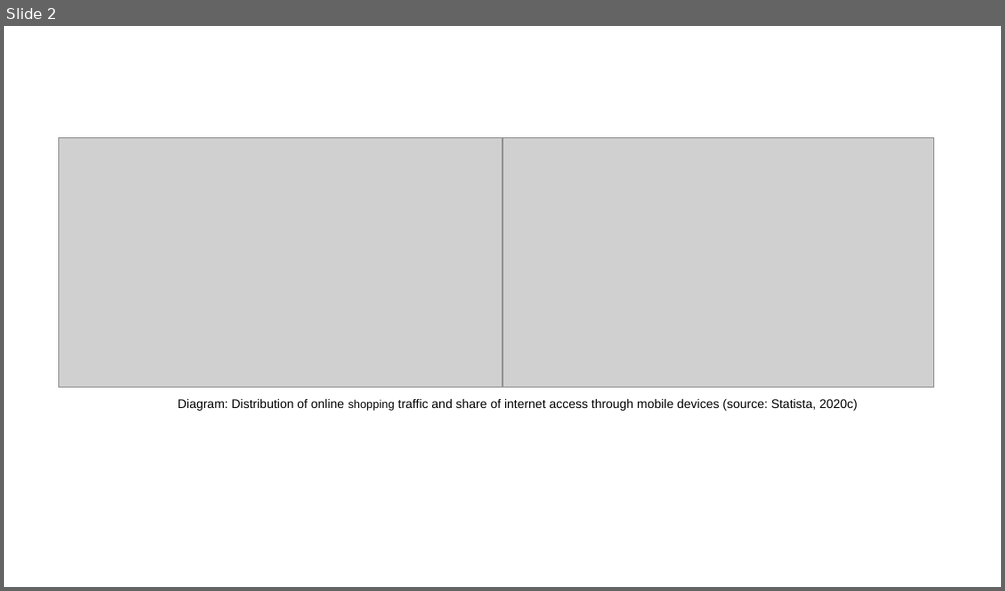
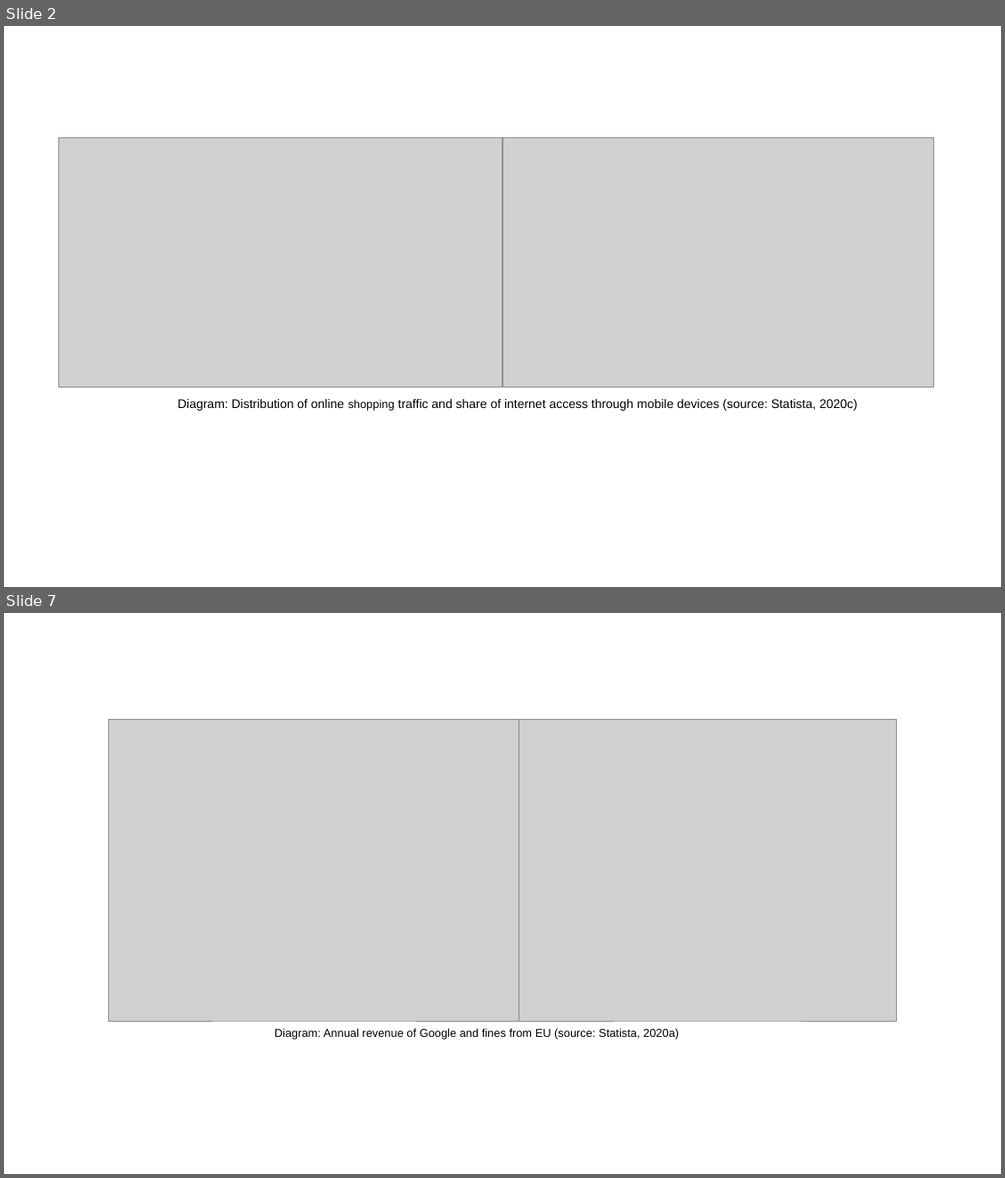
Before and after one commit to jing042323/Case-Study, a slide deck: Google_antitrust/graphs.pptx. Shown one above the other, each under a label of ours: slide 2 before the commit, slides 2 and 7 after it; the slides between them are not shown. The pictures are 1005x591 and 1005x1178 pixels, drawn with LibreOffice and Linux fonts; fonts in the diff are those of the drawing; grey boxes stand for pictures. Boxes give left, top, right and bottom in pixels: in the first picture for what was removed or moved away, otherwise in the second. Text is boxed around its words. In the diff, an @@ line names an element or a change of style, - is before the commit and + after.

```diff
--- a/Google_antitrust/graphs.pptx
+++ b/Google_antitrust/graphs.pptx
@@ slide 7 added at box(4, 613, 1001, 1174), background #FFFFFF @@
@@ picture added at box(109, 719, 519, 1022) @@
@@ picture added at box(519, 719, 896, 1022) @@
@@ text added at box(275, 1028, 679, 1039), 11 pt, text #000000 @@
+Diagram: Annual revenue of Google and fines from EU (source: Statista, 2020a)
```
Also in this commit, not shown: 5 other slides added.
